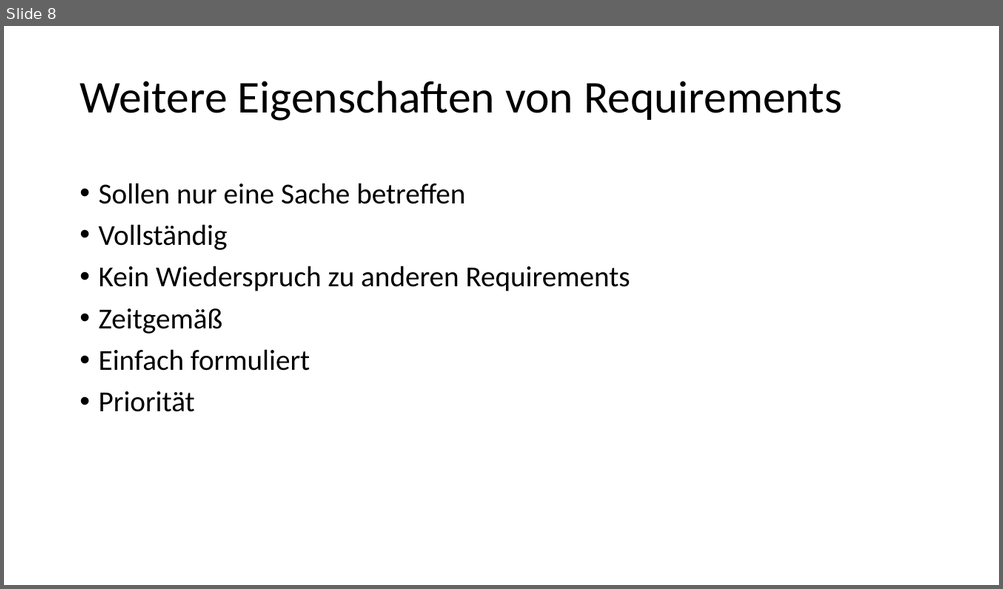
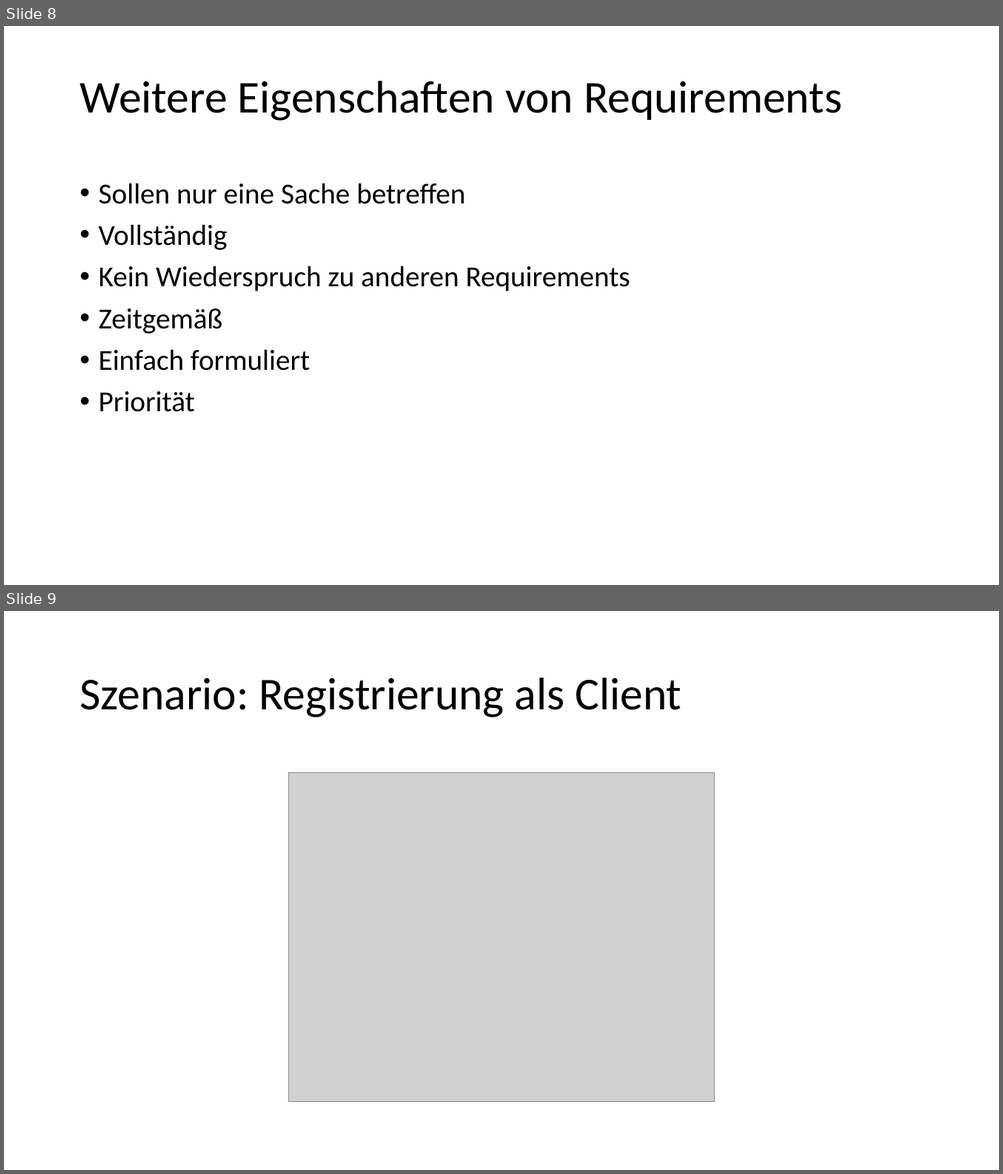
Before and after one commit to rkleee/seGruppeH, a slide deck: Präsi_Requirements.pptx. Shown one above the other, each under a label of ours: slide 8 before the commit, slides 8 and 9 after it. The pictures are 1003x589 and 1003x1174 pixels, drawn with LibreOffice and Linux fonts; fonts in the diff are those of the drawing; grey boxes stand for pictures. Boxes give left, top, right and bottom in pixels: in the first picture for what was removed or moved away, otherwise in the second. Text is boxed around its words. In the diff, an @@ line names an element or a change of style, - is before the commit and + after.

```diff
--- a/Präsi_Requirements.pptx
+++ b/Präsi_Requirements.pptx
@@ slide 9 added at (x1=4, y1=611, x2=999, y2=1170), background #FFFFFF @@
@@ title added at (x1=79, y1=678, x2=681, y2=718), 44 pt, text #000000 @@
+Szenario: Registrierung als Client
@@ picture added at (x1=289, y1=773, x2=714, y2=1102) @@
```
Also in this commit, not shown: 3 other slides added, 4 other files.
